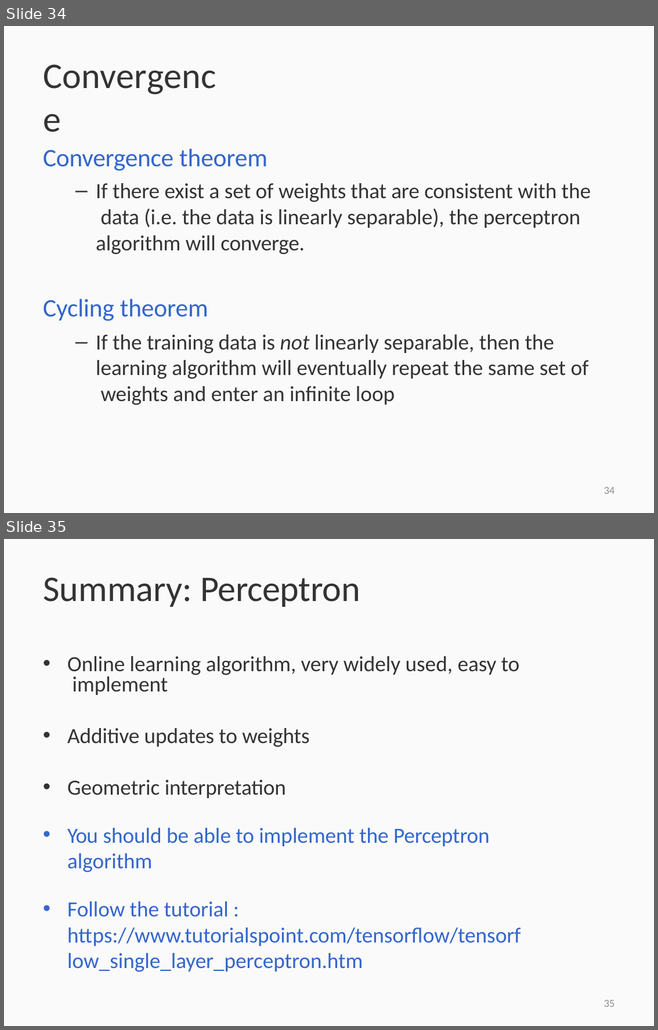
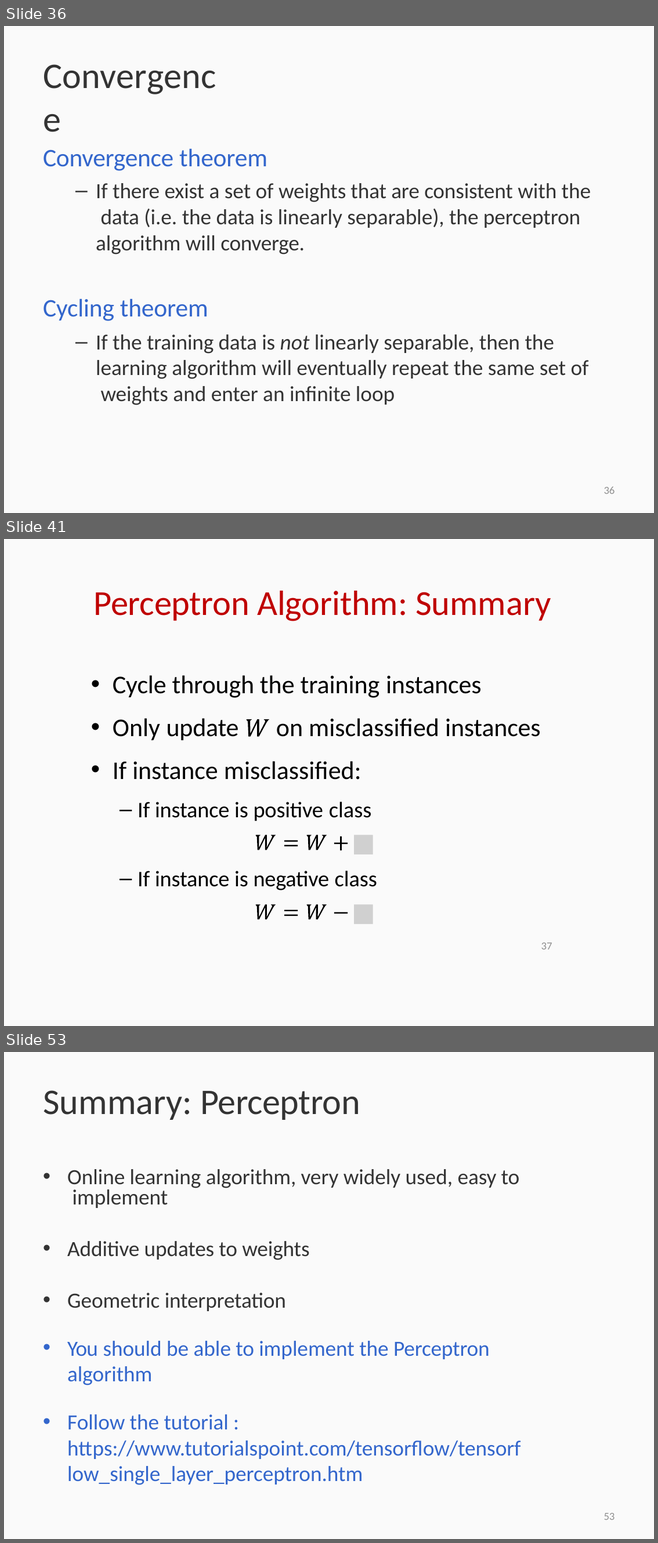
Before and after one commit to Suprajabhaskara2903/7th-sem, a slide deck: PE-3 NN&DL/unit1/NNDL_Lecture_2.pptx. Shown one above the other, each under a label of ours: slides 34 and 35 before the commit, slides 36, 41 and 53 after it; the slides between them are not shown. The pictures are 658x1030 and 658x1543 pixels, drawn with LibreOffice and Linux fonts; fonts in the diff are those of the drawing; grey boxes stand for pictures. Boxes give left, top, right and bottom in pixels: in the first picture for what was removed or moved away, otherwise in the second. Text is boxed around its words. In the diff, an @@ line names an element or a change of style, - is before the commit and + after.

```diff
--- a/PE-3 NN&DL/unit1/NNDL_Lecture_2.pptx
+++ b/PE-3 NN&DL/unit1/NNDL_Lecture_2.pptx
@@ slide 41 added at [4,539,654,1026], background #FFFFFF; not listed: 1 template element that a slide beside it also shows @@
@@ title added at [94,591,551,621], 38.8 pt, text #BF0000 @@
+Perceptron Algorithm: Summary
@@ text added at [112,675,540,890], 28.2 pt, text #000000 @@
+• Cycle through the training instances
+• Only update on misclassified instances
+• If instance misclassified:
+  – If instance is positive class
+  – If instance is negative class
@@ freeform shape added at [246,719,269,736], fill #000000 @@
@@ freeform shape added at [255,835,275,850], fill #000000 @@
@@ freeform shape added at [284,841,297,842], fill #000000 @@
@@ freeform shape added at [284,845,297,846], fill #000000 @@
@@ freeform shape added at [307,835,327,850], fill #000000 @@
@@ freeform shape added at [334,837,347,851], fill #000000 @@
@@ picture added at [354,835,372,855] @@
@@ freeform shape added at [255,905,275,919], fill #000000 @@
@@ freeform shape added at [284,910,297,911], fill #000000 @@
@@ freeform shape added at [284,914,297,916], fill #000000 @@
@@ freeform shape added at [307,905,327,919], fill #000000 @@
@@ freeform shape added at [334,913,347,914], fill #000000 @@
@@ picture added at [354,905,372,924] @@
@@ text added at [541,943,552,950], 12 pt, text #8F8F8F @@
+37
@@ what was slide 34 is now slide 36 @@
@@ page number at [604,487,615,494]: text changed @@
-34
+36
@@ what was slide 35 is now slide 53 @@
@@ page number at [604,1513,615,1520]: text changed @@
-35
+53
```
Also in this commit, not shown: 17 other slides added, 23 other files.
